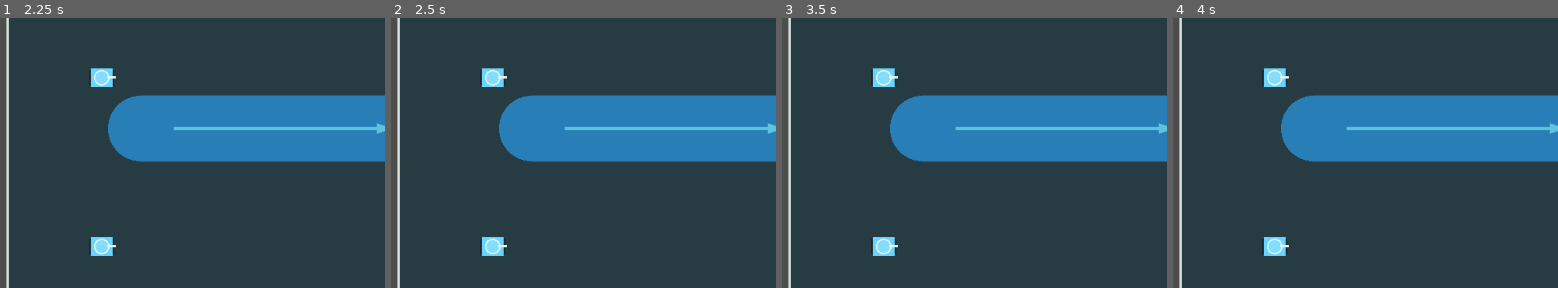
Above: before the commit, frames 1-4 (left to right).
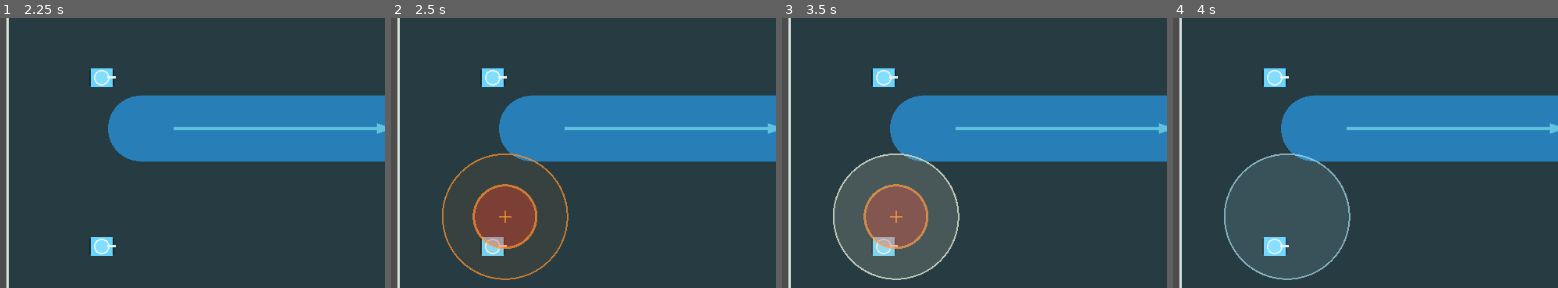
Above: after the commit, the same moments.

Repository: kisorimaD/cisterns
Game: Godot game, scene res://scenes/game/game.tscn
Same seed, same stepped clock (60 frames per second), same inputs: the game is played once before the commit and once after it.
Inputs (mouse positions are % of the whole screen's width and height, from its top left):
- Up to frame 1 (2.25 s): tap Enter at 0.5 s; move the mouse to (73, 45) at 0.52 s; tap B at 0.6, 1.35, 2.1 s; click (73, 45) at 0.67 s; move the mouse to (29, 55) at 1.27 s; click (29, 55) at 1.42 s; move the mouse to (60, 27) at 2.02 s; click (60, 27) at 2.17 s
- Up to frame 2 (2.5 s): no input
- Up to frame 3 (3.5 s): move the mouse to (44, 71) at 2.77 s; tap B at 2.85 s; click (44, 71) at 2.92 s
- Up to frame 4 (4 s): move the mouse to (81, 66) at 3.52 s; tap B at 3.6 s; click (81, 66) at 3.67 s
The pictures show only the part of the screen within x 0-50%, y 8-58%; the shares and areas given below are measured in that part.

Frame 1 is identical in both runs. In frame 2, 4.1% of the frame differs, in the area x 13-47%, y 50-98%; in frame 3, 12%; in frame 4, 0.9%.

Commit message:
Implement stage 6 bot controller

Diff:
--- a/scripts/commands/command_gateway.gd
+++ b/scripts/commands/command_gateway.gd
@@ -3,6 +3,13 @@
 
 signal command_submitted(command: GameCommand)
 
+var _next_sequence_by_player: Dictionary[int, int] = {}
+
 
 func submit(command: GameCommand) -> void:
+	var sequence_number: int = 0
+	if _next_sequence_by_player.has(command.player_id):
+		sequence_number = _next_sequence_by_player[command.player_id]
+	command.sequence_number = sequence_number
+	_next_sequence_by_player[command.player_id] = sequence_number + 1
 	command_submitted.emit(command)
--- a/scripts/commands/game_command.gd
+++ b/scripts/commands/game_command.gd
@@ -12,32 +12,28 @@
 var player_id: int
 var unit_id := -1
 var target := Vector2.ZERO
-var sequence_number: int
+var sequence_number: int = -1
 
 
 static func move_unit(
 		command_player_id: int,
 		command_unit_id: int,
-		command_target: Vector2,
-		command_sequence_number: int
+		command_target: Vector2
 ) -> GameCommand:
 	var command := GameCommand.new()
 	command.type = Type.MOVE_UNIT
 	command.player_id = command_player_id
 	command.unit_id = command_unit_id
 	command.target = command_target
-	command.sequence_number = command_sequence_number
 	return command
 
 
 static func launch_bomb(
 		command_player_id: int,
-		command_target: Vector2,
-		command_sequence_number: int
+		command_target: Vector2
 ) -> GameCommand:
 	var command := GameCommand.new()
 	command.type = Type.LAUNCH_BOMB
 	command.player_id = command_player_id
 	command.target = command_target
-	command.sequence_number = command_sequence_number
 	return command
--- /dev/null
+++ b/scripts/controllers/bot_controller.gd
@@ -0,0 +1,189 @@
+class_name BotController
+extends Node
+
+const MOVE_DECISION_INTERVAL_TICKS: int = 20
+const BOMB_DECISION_INTERVAL_TICKS: int = 8
+const ECONOMY_SAMPLE_STEP: int = 48
+const ECONOMY_SAMPLE_MARGIN: float = 24.0
+const TARGET_SEPARATION: float = 72.0
+const FRIENDLY_FIRE_MARGIN: float = 18.0
+const INVALID_TARGET: Vector2 = Vector2(-1.0, -1.0)
+
+@export var bot_player_id: int = 1
+@export var random_seed: int = 6026
+
+var _rng: RandomNumberGenerator = RandomNumberGenerator.new()
+var _paused_for_debug_control: bool = false
+var _next_move_decision_tick: int = 2
+var _next_bomb_decision_tick: int = 8
+var _last_known_enemy_positions: Dictionary[int, Vector2] = {}
+var _game_state: GameState
+var _command_gateway: CommandGateway
+
+
+func configure(game_state: GameState, command_gateway: CommandGateway) -> void:
+	_game_state = game_state
+	_command_gateway = command_gateway
+	_rng.seed = random_seed
+
+
+func on_tick_advanced(tick: int) -> void:
+	if _paused_for_debug_control:
+		return
+	_remember_visible_enemies()
+	if tick >= _next_move_decision_tick:
+		_make_movement_decisions()
+		_next_move_decision_tick = tick + MOVE_DECISION_INTERVAL_TICKS
+	if tick >= _next_bomb_decision_tick:
+		_try_launch_bomb()
+		_next_bomb_decision_tick = tick + BOMB_DECISION_INTERVAL_TICKS
+
+
+func on_debug_controlled_player_changed(player_id: int) -> void:
+	_paused_for_debug_control = player_id == bot_player_id
+
+
+func _make_movement_decisions() -> void:
+	var player: PlayerState = _game_state.get_player_state(bot_player_id)
+	if player == null:
+		return
+	var reserved_targets: Array[Vector2] = []
+	for unit_id: int in player.active_unit_ids:
+		var unit: UnitState = _game_state.units.get(unit_id)
+		if unit == null or not unit.alive or unit.is_moving:
+			continue
+		var prefer_gold: bool = unit.id % 100 == 3
+		var current_income: ResourceSample = _game_state.get_unit_income_preview(unit.id)
+		var useful_income: int = (
+			current_income.gold_income if prefer_gold else current_income.water_income
+		)
+		var comfortable_income: int = 2 if prefer_gold else 7
+		if useful_income >= comfortable_income:
+			if _rng.randf() > 0.18:
+				reserved_targets.append(unit.position)
+				continue
+			# Treat the current productive spot as reserved during an occasional
+			# relocation so the unit actually chooses another useful position.
+			reserved_targets.append(unit.position)
+		var target: Vector2 = _find_economic_target(unit, prefer_gold, reserved_targets)
+		if target == INVALID_TARGET or unit.position.distance_to(target) < 12.0:
+			continue
+		reserved_targets.append(target)
+		_command_gateway.submit(GameCommand.move_unit(bot_player_id, unit.id, target))
+
+
+func _find_economic_target(
+		unit: UnitState,
+		prefer_gold: bool,
+		reserved_targets: Array[Vector2]
+) -> Vector2:
+	var best_target: Vector2 = INVALID_TARGET
+	var best_score: float = -INF
+	var maximum_x: int = floori(GameState.MAP_SIZE.x - ECONOMY_SAMPLE_MARGIN)
+	var maximum_y: int = floori(GameState.MAP_SIZE.y - ECONOMY_SAMPLE_MARGIN)
+	for y: int in range(int(ECONOMY_SAMPLE_MARGIN), maximum_y + 1, ECONOMY_SAMPLE_STEP):
+		for x: int in range(int(ECONOMY_SAMPLE_MARGIN), maximum_x + 1, ECONOMY_SAMPLE_STEP):
+			var candidate: Vector2 = Vector2(float(x), float(y))
+			var sample: ResourceSample = _game_state.get_income_preview_for_unit(
+				unit.id,
+				candidate
+			)
+			var score: float = _score_economic_sample(sample, prefer_gold)
+			if score <= 0.0:
+				continue
+			score -= unit.position.distance_to(candidate) * 0.004
+			for reserved_target: Vector2 in reserved_targets:
+				if reserved_target.distance_to(candidate) < TARGET_SEPARATION:
+					score -= 80.0
+			score += _rng.randf_range(-0.2, 0.2)
+			if score > best_score:
+				best_score = score
+				best_target = candidate
+	return best_target
+
+
+func _score_economic_sample(sample: ResourceSample, prefer_gold: bool) -> float:
+	if prefer_gold:
+		return float(sample.gold_income) * 32.0 + float(sample.water_income) * 0.5
+	return float(sample.water_income) * 10.0 + float(sample.gold_income)
+
+
+func _remember_visible_enemies() -> void:
+	for unit: UnitState in _game_state.units.values():
+		if unit.owner_id == bot_player_id or not unit.alive:
+			continue
+		if _game_state.is_unit_visible_to(unit.id, bot_player_id):
+			_last_known_enemy_positions[unit.id] = unit.position
+
+
+func _try_launch_bomb() -> void:
+	var player: PlayerState = _game_state.get_player_state(bot_player_id)
+	if (
+		player == null
+		or player.active_unit_ids.is_empty()
+		or player.water < GameState.BOMB_WATER_COST
+		or player.bomb_cooldown_ticks > 0
+	):
+		return
+	var target: Vector2 = _choose_bomb_target()
+	if target == INVALID_TARGET:
+		return
+	_command_gateway.submit(GameCommand.launch_bomb(bot_player_id, target))
+
+
+func _choose_bomb_target() -> Vector2:
+	var visible_targets: Array[Vector2] = []
+	for unit: UnitState in _game_state.units.values():
+		if (
+			unit.owner_id != bot_player_id
+			and unit.alive
+			and _game_state.is_unit_visible_to(unit.id, bot_player_id)
+		):
+			visible_targets.append(unit.position)
+	var target: Vector2 = _pick_safe_target(visible_targets, 10.0)
+	if target != INVALID_TARGET:
+		return target
+
+	var remembered_targets: Array[Vector2] = []
+	for remembered_position: Vector2 in _last_known_enemy_positions.values():
+		remembered_targets.append(remembered_position)
+	target = _pick_safe_target(remembered_targets, 28.0)
+	if target != INVALID_TARGET:
+		return target
+
+	# Spawn lanes and resource landmarks are public map knowledge. Random jitter
+	# keeps scouting useful without granting the bot access to hidden positions.
+	var scouting_centers: Array[Vector2] = [
+		Vector2(140.0, 120.0),
+		Vector2(140.0, 336.0),
+		Vector2(140.0, 552.0),
+		Vector2(360.0, 185.0),
+		Vector2(530.0, 470.0),
+	]
+	return _pick_safe_target(scouting_centers, 52.0)
+
+
+func _pick_safe_target(candidates: Array[Vector2], jitter_radius: float) -> Vector2:
+	if candidates.is_empty():
+		return INVALID_TARGET
+	var start_index: int = _rng.randi_range(0, candidates.size() - 1)
+	for offset: int in candidates.size():
+		var candidate: Vector2 = candidates[(start_index + offset) % candidates.size()]
+		var jitter: Vector2 = Vector2.from_angle(_rng.randf_range(0.0, TAU))
+		jitter *= _rng.randf_range(0.0, jitter_radius)
+		candidate = (candidate + jitter).clamp(Vector2.ZERO, GameState.MAP_SIZE)
+		if _is_safe_from_friendly_units(candidate):
+			return candidate
+	return INVALID_TARGET
+
+
+func _is_safe_from_friendly_units(target: Vector2) -> bool:
+	var safe_distance: float = GameState.BOMB_DAMAGE_RADIUS + FRIENDLY_FIRE_MARGIN
+	for unit: UnitState in _game_state.units.values():
+		if (
+			unit.owner_id == bot_player_id
+			and unit.alive
+			and unit.position.distance_to(target) < safe_distance
+		):
+			return false
+	return true
--- a/scripts/controllers/human_controller.gd
+++ b/scripts/controllers/human_controller.gd
@@ -32,8 +32,16 @@
 var _selected_unit_id := -1
 var _controlled_player_id := GameState.PLAYER_ID
 var _debug_full_visibility := false
-var _next_sequence_by_player: Dictionary[int, int] = {0: 0, 1: 0}
 var _input_mode: InputMode = InputMode.NORMAL
+
+
+func _ready() -> void:
+	var bot_controller: BotController = BotController.new()
+	bot_controller.name = "BotController"
+	bot_controller.configure(_game_state, _command_gateway)
+	get_parent().add_child(bot_controller)
+	_game_state.tick_advanced.connect(bot_controller.on_tick_advanced)
+	controlled_player_changed.connect(bot_controller.on_debug_controlled_player_changed)
 
 
 func _unhandled_input(event: InputEvent) -> void:
@@ -80,10 +88,8 @@
 	var command: GameCommand = GameCommand.move_unit(
 		_controlled_player_id,
 		_selected_unit_id,
-		map_position,
-		_next_sequence_by_player[_controlled_player_id]
+		map_position
 	)
-	_next_sequence_by_player[_controlled_player_id] += 1
 	_command_gateway.submit(command)
 	_emit_target_preview(mouse_event.position)
 	get_viewport().set_input_as_handled()
@@ -153,13 +159,10 @@
 
 
 func _submit_bomb(map_position: Vector2) -> void:
-	var sequence_number: int = _next_sequence_by_player[_controlled_player_id]
 	var command: GameCommand = GameCommand.launch_bomb(
 		_controlled_player_id,
-		map_position,
-		sequence_number
+		map_position
 	)
-	_next_sequence_by_player[_controlled_player_id] = sequence_number + 1
 	_command_gateway.submit(command)
 
 
Not shown, added: scripts/controllers/bot_controller.gd.uid
Not shown, changed: docs/technical_specification.md
